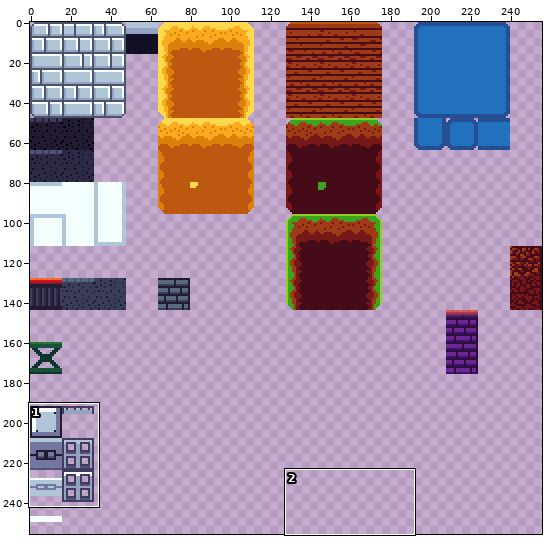
Two states of a sprite sheet, raw_sprites/testitles.png. The picture above shows the old version from afar; the outline marks the close-up.
Close-up. As it was:
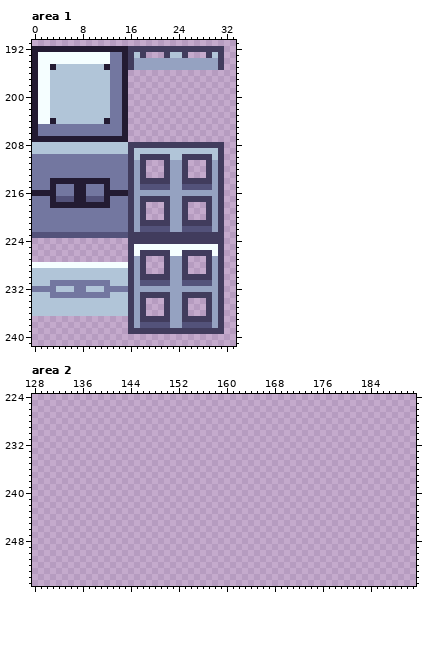
The file is 256x256 pixels. Shown: area 1: x 0..33, y 191..241; area 2: x 128..191, y 224..255.
The result:
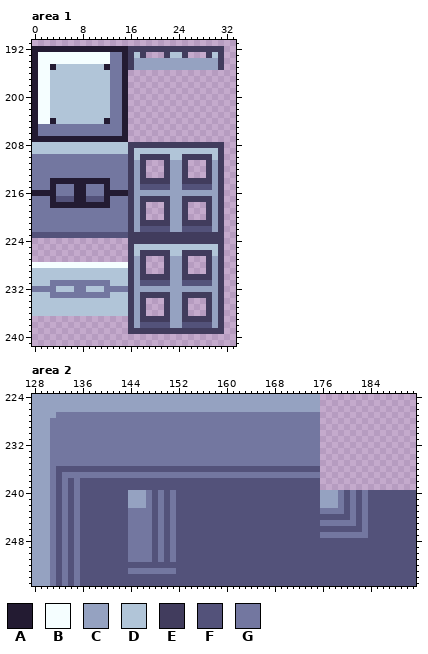
Palette (. is transparent): A #231b32  B #f5feff  C #95a2c1  D #b1c5d8  E #413c5d  F #53527a  G #7377a0
Changes in this commit:
Area 1:
y 225: x 17..30 BBBBBBBBBBBBBB -> DDDDDDDDDDDDDD
y 226: x 17 B -> D; x 23..24 BB -> DD; x 30 B -> D
Area 2:
y 224..226: x 128..175 ................................................ -> CCCCCCCCCCCCCCCCCCCCCCCCCCCCCCCCCCCCCCCCCCCCCCCC
y 227: x 128..175 ................................................ -> CCCCGGGGGGGGGGGGGGGGGGGGGGGGGGGGGGGGGGGGGGGGGGGG
y 228..235: x 128..175 ................................................ -> CCCGGGGGGGGGGGGGGGGGGGGGGGGGGGGGGGGGGGGGGGGGGGGG
y 236: x 128..175 ................................................ -> CCCGFFFFFFFFFFFFFFFFFFFFFFFFFFFFFFFFFFFFFFFFFFFF
y 237: x 128..175 ................................................ -> CCCGFGGGGGGGGGGGGGGGGGGGGGGGGGGGGGGGGGGGGGGGGGGG
y 238..239: x 128..175 ................................................ -> CCCGFGFGFFFFFFFFFFFFFFFFFFFFFFFFFFFFFFFFFFFFFFFF
y 240..242: x 128..191 ................................................................ -> CCCGFGFGFFFFFFFFCCCGFGFGFFFFFFFFFFFFFFFFFFFFFFFFCCCGFGFGFFFFFFFF
y 243: x 128..191 ................................................................ -> CCCGFGFGFFFFFFFFGGGGFGFGFFFFFFFFFFFFFFFFFFFFFFFFGGGGFGFGFFFFFFFF
y 244: x 128..191 ................................................................ -> CCCGFGFGFFFFFFFFGGGGFGFGFFFFFFFFFFFFFFFFFFFFFFFFFFFFFGFGFFFFFFFF
y 245: x 128..191 ................................................................ -> CCCGFGFGFFFFFFFFGGGGFGFGFFFFFFFFFFFFFFFFFFFFFFFFGGGGGGFGFFFFFFFF
y 246: x 128..191 ................................................................ -> CCCGFGFGFFFFFFFFGGGGFGFGFFFFFFFFFFFFFFFFFFFFFFFFFFFFFFFGFFFFFFFF
y 247: x 128..191 ................................................................ -> CCCGFGFGFFFFFFFFGGGGFGFGFFFFFFFFFFFFFFFFFFFFFFFFGGGGGGGGFFFFFFFF
y 248..251: x 128..191 ................................................................ -> CCCGFGFGFFFFFFFFGGGGFGFGFFFFFFFFFFFFFFFFFFFFFFFFFFFFFFFFFFFFFFFF
y 252: x 128..191 ................................................................ -> CCCGFGFGFFFFFFFFFFFFFFFFFFFFFFFFFFFFFFFFFFFFFFFFFFFFFFFFFFFFFFFF
y 253: x 128..191 ................................................................ -> CCCGFGFGFFFFFFFFGGGGGGGGFFFFFFFFFFFFFFFFFFFFFFFFFFFFFFFFFFFFFFFF
y 254..255: x 128..191 ................................................................ -> CCCGFGFGFFFFFFFFFFFFFFFFFFFFFFFFFFFFFFFFFFFFFFFFFFFFFFFFFFFFFFFF
Boxes around the changes in both close-ups, in picture pixels (x1, y1, x2, y2):
changed: (134, 244, 218, 256)
added: (32, 394, 416, 586)
